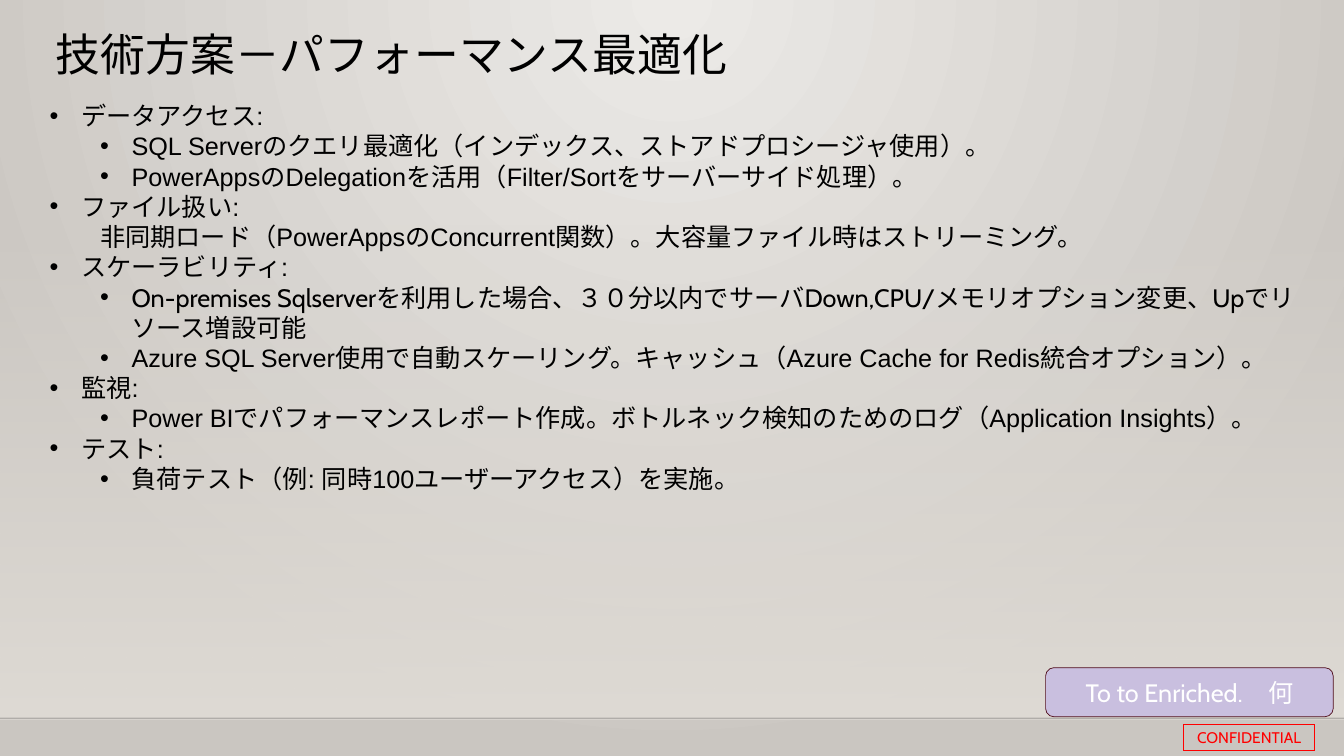
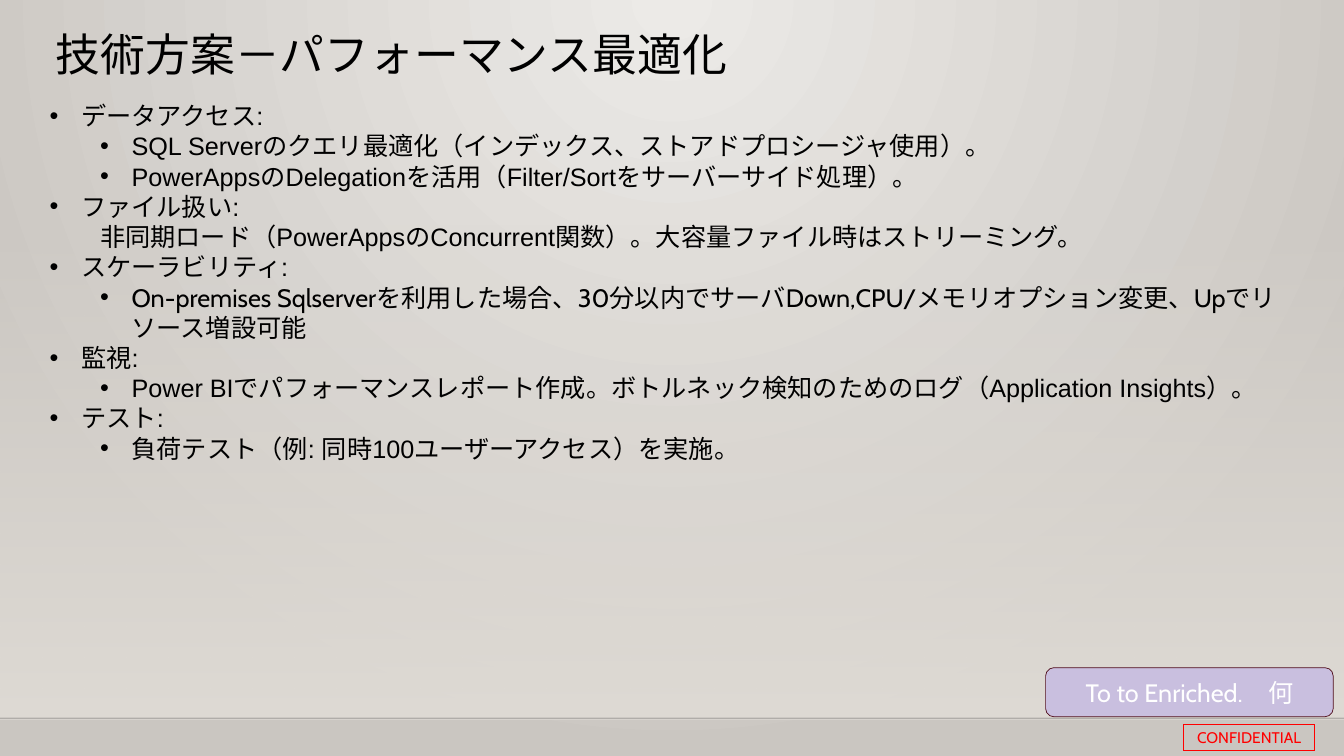
Before and after one commit to 0494938/Notes--CMS-Online, a slide deck: slide 13 of Notesアプリ刷新プロジェクト提案見積もり.pptx (slide 14 before the commit). Drawn at 1344x756 pixels with LibreOffice and Linux fonts; fonts in the diff are those of the drawing; background and template pictures are left out. Boxes give left, top, right and bottom in pixels: in the first picture for what was removed or moved away, otherwise in the second. Text is boxed around its words. In the diff, an @@ line names an element or a change of style, - is before the commit and + after.

```diff
--- a/Notesアプリ刷新プロジェクト提案見積もり.pptx
+++ b/Notesアプリ刷新プロジェクト提案見積もり.pptx
@@ text at [132, 286, 1276, 313]: text changed @@
-  • On-premises Sqlserverを利用した場合、３０分以内でサーバDown,CPU/メモリオプション変更、Upでリソース増設可能
-  • Azure SQL Server使用で自動スケーリング。キャッシュ（Azure Cache for Redis統合オプション）。
+  • On-premises Sqlserverを利用した場合、30分以内でサーバDown,CPU/メモリオプション変更、Upでリソース増設可能
```
Also in this commit, not shown: 12 other slides changed, 5 slides added, 2 slides removed, 9 other files.
